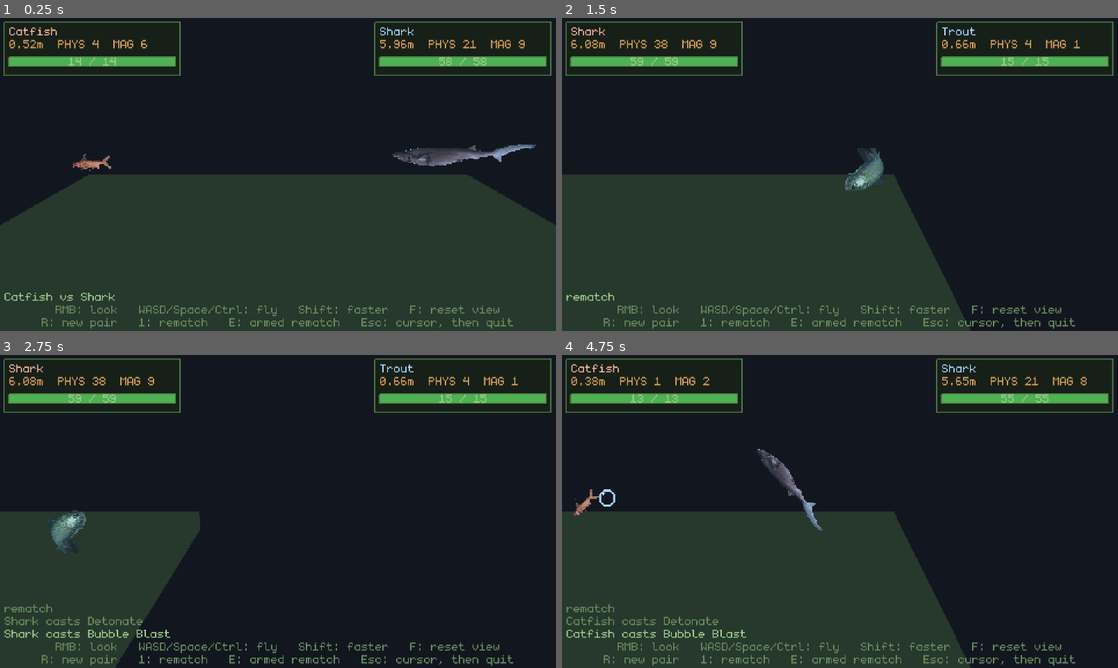
Above: before the commit, frames 1-4 (two rows, left to right).
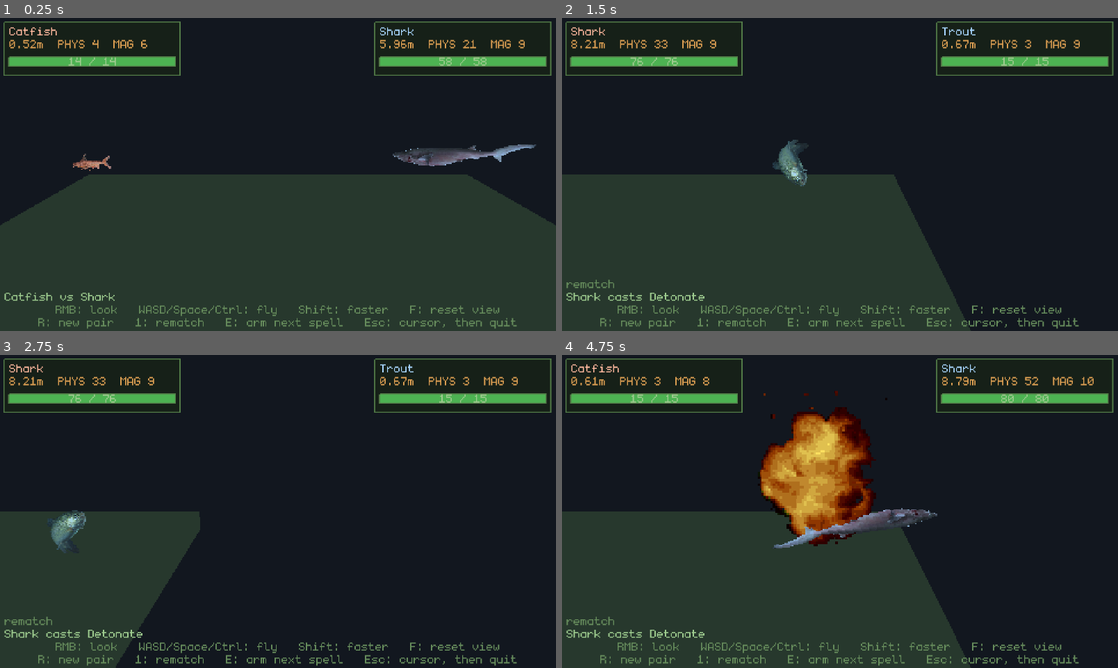
Above: after the commit, the same moments.

Repository: poissew/fishing-game
Game: Godot game, scene res://dev/TestArena.tscn
Two runs of this game, one before a commit and one after it. Both use one fixed random seed, a clock stepped at 60 frames per second and the inputs below. This scene is started directly instead of the project's main scene. The engine's default icon, where the game draws it, is replaced by a stand-in: a white triangle on a blue panel in a dark square.
Inputs (mouse positions are in pixels of both pictures, inside the frame that each line leads up to):
- Up to frame 1 (0.25 s): no input
- Up to frame 2 (1.5 s): tap Enter (ui_accept) at 0.5, 0.77 s; move the mouse to (962, 158) at 0.52 s; hold D (right) 0.53-1.25 s; tap 1 at 0.6 s; click (962, 158) at 0.67 s; tap 2 at 0.8 s; drag from (728, 190) to (812, 237) at 1.27 s
- Up to frame 3 (2.75 s): move the mouse to (333, 442) at 2.02 s; hold D (right) from 2.03 s (still down); hold E (interact) from 2.03 s (still down); tap 2 at 2.3 s
- Up to frame 4 (4.75 s): release D (right) at 2.75 s; release E (interact) at 2.75 s; drag from (812, 574) to (673, 464) at 2.77 s; move the mouse to (1006, 558) at 3.52 s; hold A (left) 3.53-4.25 s; tap 1 at 3.6 s; tap Enter (ui_accept) at 3.77 s; tap 2 at 3.8 s; drag from (673, 464) to (756, 433) at 4.27 s

The runs differ from the first frame. In frame 1, 0.9% of the frame differs, in the area x 6-93%, y 95-100%; in frame 2, 2.4%; in frame 3, 1.5%; in frame 4, 9.2%, in the area x 0-96%, y 6-100%.

Commit message:
feat: added cowardice spell

Diff:
--- a/classes/battle_fish.gd
+++ b/classes/battle_fish.gd
@@ -22,7 +22,9 @@
 ## the same take_damage() a touch uses - the only difference is that a blast
 ## comes from a point in the world rather than from another fish, and so shoves
 ## outwards from it, the caster included. A spell can also wait for the top of a
-## hop instead - see _tick_peak() - and stop the fish there while it fires.
+## hop instead - see _tick_peak() - and stop the fish there while it fires, or
+## never fire at all and simply change how the fish behaves: a PASSIVE, read off
+## the fish once in bind_fish() rather than cast.
 ##
 ## The collider is a capsule lying down the length of the fish, sized off the
 ## icon's own aspect, so the hitbox is the shape of the thing on screen.
@@ -190,6 +192,10 @@
 var _grounded := false
 ## Cooldown left per opponent, keyed by instance id.
 var _hit_cooldowns := {}
+
+## The fish's CowardSpellData, if it carries one: read once when the fish is
+## bound rather than looked up every hop. Null for a fish that will fight.
+var _coward: CowardSpellData = null
 
 ## The volley a spell left running: what there is still to fire, at what, and
 ## how long the fish hangs there before gravity gets it back.
@@ -241,10 +247,24 @@
 		fish.reset_health()
 		fish.reset_spells()
 		fish.died.connect(_on_fish_died)
+	_read_passives()
 	# bind_fish() is usually called before the body is in the tree, so the
 	# @onready nodes are not there yet - _ready() picks the work back up.
 	if is_node_ready():
 		_apply_fish()
+
+## Picks up the spells that are never cast, only carried. Done once per fish
+## rather than per hop: a passive cannot come or go in the middle of a fight.
+func _read_passives() -> void:
+	_coward = null
+	if fish == null:
+		return
+	for spell in fish.spells:
+		if spell == null:
+			continue
+		var coward := spell.data as CowardSpellData
+		if coward != null:
+			_coward = coward
 
 ## Reads the size, weight and icon off the fish and builds the body out of them.
 func _apply_fish() -> void:
@@ -438,21 +458,37 @@
 	_wiggle_amount = 1.0
 
 ## A random direction along the floor, pulled towards chase_target by however
-## much of chase_bias the distance leaves in play.
+## much of chase_bias the distance leaves in play - or away from the nearest
+## fish instead, by flee_bias, when this one is a coward.
 func _flop_direction() -> Vector3:
 	var wander := _random_horizontal()
-	if chase_target == null or not is_instance_valid(chase_target) or chase_bias <= 0.0:
+	var bias := chase_bias
+	var focus: Node3D = chase_target
+	if _coward != null:
+		# A coward runs from whoever is actually closest rather than from
+		# whoever the arena pointed it at - the thing about to catch it is the
+		# thing worth running from.
+		bias = _coward.flee_bias
+		var nearest := _nearest_enemy()
+		if nearest != null:
+			focus = nearest
+	if focus == null or not is_instance_valid(focus) or bias <= 0.0:
 		return wander
-	var towards := chase_target.global_position - global_position
+	var towards := focus.global_position - global_position
 	towards.y = 0.0
 	var distance := towards.length()
 	if distance < 0.0001:
 		return wander
-	var bias := chase_bias * _chase_strength(distance)
-	return wander.lerp(towards / distance, bias).normalized()
-
-## How much of chase_bias survives at `distance`: all of it up close, falling
-## off to CHASE_FAR_SCALE of it once the other fish is right across the floor.
+	# The same heading either way round: a coward is a chaser with a minus sign.
+	var heading := towards / distance
+	if _coward != null:
+		heading = -heading
+	return wander.lerp(heading, bias * _chase_strength(distance)).normalized()
+
+## How much of chase_bias - or of a coward's flee_bias - survives at `distance`:
+## all of it up close, falling off to CHASE_FAR_SCALE of it once the other fish
+## is right across the floor. A fish only commits, to either running at
+## something or away from it, once that something is near.
 func _chase_strength(distance: float) -> float:
 	var closeness := clampf(inverse_lerp(CHASE_FAR, CHASE_NEAR, distance), 0.0, 1.0)
 	return lerpf(CHASE_FAR_SCALE, 1.0, closeness)
--- a/classes/fish_data.gd
+++ b/classes/fish_data.gd
@@ -7,6 +7,7 @@
 const SPELL_POOL := [
 	preload("res://data/spells/explosion.tres"),
 	preload("res://data/spells/bubble_blast.tres"),
+	preload("res://data/spells/coward.tres"),
 ]
 
 enum Rarity {
--- /dev/null
+++ b/classes/spells/coward_spell_data.gd
@@ -0,0 +1,26 @@
+## A passive: the fish wants nothing to do with the fight.
+##
+## Everything else a fish carries waits for a moment and then goes off. This one
+## never fires at all - it sits on the FishInstance and changes what the fish
+## does with every hop it takes, which is why its trigger is PASSIVE and why
+## base_power and base_cooldown mean nothing to it.
+##
+## A fish carrying this hops away from whatever is nearest instead of towards
+## it, hardest when that thing is close. It still hits back when it is caught -
+## contact damage in the arena is traded both ways and neither fish gets a say
+## in it - so this buys distance, not immunity. Two cowards in one arena will
+## never finish a fight.
+class_name CowardSpellData
+extends SpellData
+
+@export_category("Coward")
+## How much of a hop goes into getting away, 0 pure wandering and 1 a straight
+## line for the far wall. The same distance falloff that shapes BattleFish's
+## chase_bias applies on top: a threat across the arena is barely worth running
+## from, one right there is worth nothing else.
+@export_range(0.0, 1.0, 0.05) var flee_bias: float = 0.9
+
+## Never called - nothing casts a passive - and 0 rather than inherited so that
+## anything totalling up what a fish can do does not count this as damage.
+func compute_damage(_caster_power: int) -> int:
+	return 0
--- a/classes/spells/spell_data.gd
+++ b/classes/spells/spell_data.gd
@@ -19,6 +19,10 @@
 	## What it does there is the spell's own business; BattleFish only spots
 	## the peak and hands the cast over.
 	AT_JUMP_PEAK,
+	## Never cast at all. It is read off the fish and changes how the fish
+	## behaves for as long as it is carried, so cooldown and damage mean
+	## nothing to it.
+	PASSIVE,
 }
 
 @export_category("Base Data")
--- /dev/null
+++ b/data/spells/coward.tres
@@ -0,0 +1,13 @@
+[gd_resource type="Resource" script_class="CowardSpellData" format=3]
+
+[ext_resource type="Script" path="res://classes/spells/coward_spell_data.gd" id="1_cowd"]
+
+[resource]
+script = ExtResource("1_cowd")
+name = "Coward"
+description = "This one has seen enough. It hops away from whatever it is up against instead of at it, and the closer that thing gets the harder it runs."
+trigger = 3
+base_power = 0
+base_type = 0
+base_cooldown = 0
+flee_bias = 0.9
--- a/dev/arena_hud.gd
+++ b/dev/arena_hud.gd
@@ -117,7 +117,7 @@
 	var font := UIFont.FONT
 	_draw_centered(font, vp, "RMB: look   WASD/Space/Ctrl: fly   Shift: faster   F: reset view",
 		vp.y - PAD - LINE_H, C_TEXT_DIM)
-	_draw_centered(font, vp, "R: new pair   1: rematch   E: armed rematch   Esc: cursor, then quit",
+	_draw_centered(font, vp, "R: new pair   1: rematch   E: arm next spell   Esc: cursor, then quit",
 		vp.y - PAD, C_TEXT_DIM)
 
 	var winner: BattleFish = _arena.winner
--- a/dev/test_arena.gd
+++ b/dev/test_arena.gd
@@ -10,7 +10,8 @@
 ##
 ##   R / Enter - fresh pair of fighters
 ##   1 / 2     - rematch the same two, healed up
-##   E         - rematch with both of them given every spell there is
+##   E         - rematch with both of them given the next spell in the pool,
+##               and every spell at once on the last press
 ##   Escape    - hand the mouse back, then quit
 ##
 ## The camera keys are listed in free_camera.gd, which does the flying; the
@@ -53,6 +54,9 @@
 var battlers: Array[BattleFish] = []
 ## Set when one of them dies, and read by the HUD for the banner.
 var winner: BattleFish = null
+## Which spell the E key hands out next: an index into TEST_SPELLS, or the size
+## of it for "all of them at once".
+var armed_index := 0
 
 func _ready() -> void:
 	_hud.bind_arena(self)
@@ -79,18 +83,33 @@
 	_spawn_pair([battlers[0].fish, battlers[1].fish])
 	_hud.log_line("rematch")
 
-## Rematch with both fish carrying every spell in the game, whatever they
-## actually rolled. The only way to see a spell go off on demand.
+## Rematch with both fish carrying a spell they did not roll. One spell at a
+## time, stepping to the next on each press and finishing on the whole pool:
+## handing both fish everything at once includes Coward, and two cowards spend
+## the round running away from each other.
 func armed_rematch() -> void:
 	if battlers.size() < 2:
 		start_round()
+	var handed: Array[SpellData] = []
+	if armed_index >= TEST_SPELLS.size():
+		handed.assign(TEST_SPELLS)
+	else:
+		handed.append(TEST_SPELLS[armed_index])
+	armed_index = (armed_index + 1) % (TEST_SPELLS.size() + 1)
+
 	for battler in battlers:
 		var spells: Array[SpellInstance] = []
-		for spell_data in TEST_SPELLS:
+		for spell_data in handed:
 			spells.append(SpellInstance.create_spell_instance(spell_data))
 		battler.fish.spells = spells
 	_spawn_pair([battlers[0].fish, battlers[1].fish])
-	_hud.log_line("rematch, both armed")
+	_hud.log_line("armed: %s" % _spell_names(handed))
+
+func _spell_names(spells: Array[SpellData]) -> String:
+	var names := PackedStringArray()
+	for spell in spells:
+		names.append(spell.name)
+	return ", ".join(names)
 
 func _spawn_pair(fish: Array) -> void:
 	for child in _fighters.get_children():
Not shown, added: classes/spells/coward_spell_data.gd.uid
Not shown, changed: CLAUDE.md
